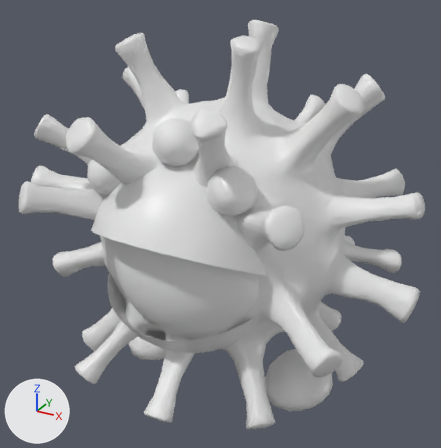
What one commit did to the FBX model Projekt_fkk_Corona/Assets/Virus/Virus_mit_Animation_new.fbx.
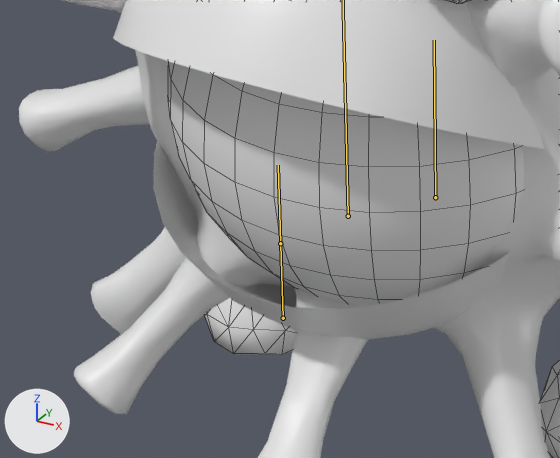
Each version appears first whole from a camera (50 mm lens) standing at (1.51, -2.919, 2.327) and looking at (-0.002, -0.17, 0.952), and next in a close-up on the part from 10% to 62% of the width and 48% to 90% of the height. Every picture has the same lights, and +X, +Y and +Z are marked at lower left. Both versions are drawn at frame 301 of the action 'Armature|Idle_2'; the numbers are the values there. The bones that bend it are drawn over the model as lines in the close-ups. The close-ups show mesh edges as thin lines.

The first close-up shows 'Sphere', 'feet_Sphere.003', 'feet_Sphere.005'.
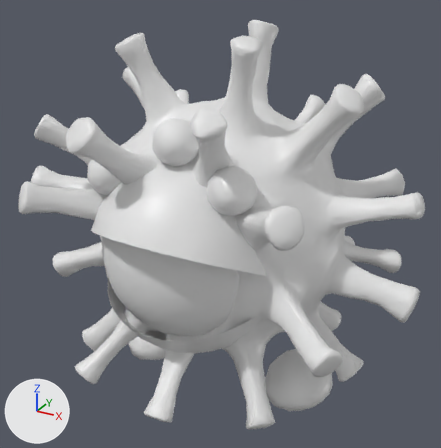
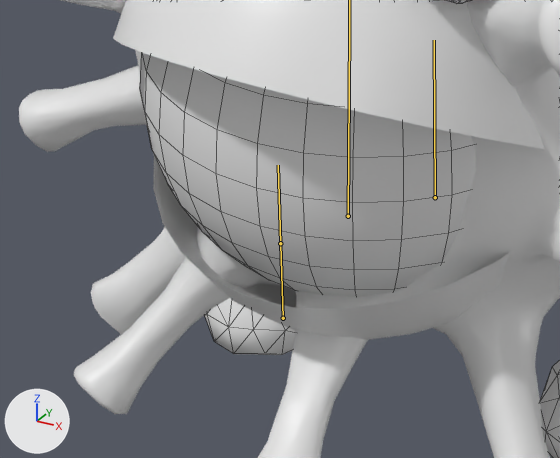
Changed parts and their boxes (x1, y1, x2, y2) in the close-ups (560 x 458 px):
'Sphere', posed
    before: (168, 61, 524, 306)
    after: (140, 52, 476, 297)

The edits, one by one:
Bone 'Auge' (bone_auge) turns from (0, -9, -1) to (-1, 17, -2) degrees about its own x, y and z.
